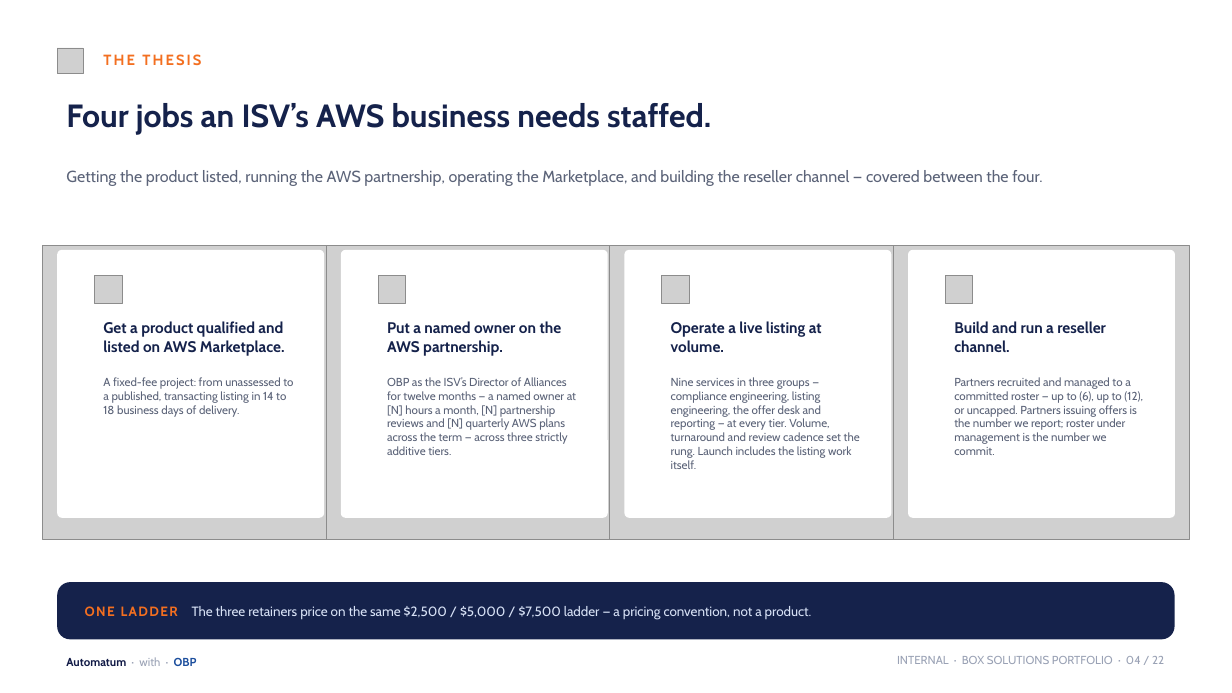
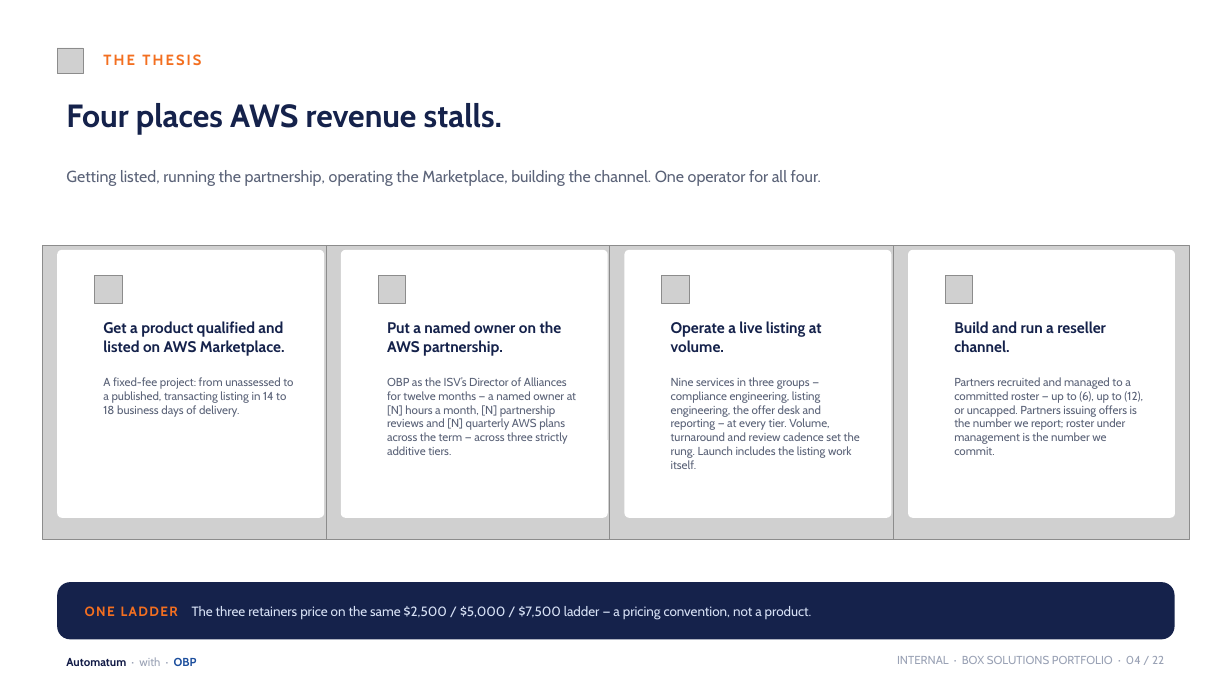
Before and after one commit to KianteEvans/barberbook, a slide deck: slide 4 of docs/deck/BOX_Solutions_Revised.pptx. Drawn at 1232x693 pixels with LibreOffice and Linux fonts; fonts in the diff are those of the drawing; grey boxes stand for pictures; background and template pictures are left out. Boxes give left, top, right and bottom in pixels: in the first picture for what was removed or moved away, otherwise in the second. Text is boxed around its words. In the diff, an @@ line names an element or a change of style, - is before the commit and + after.

```diff
--- a/docs/deck/BOX_Solutions_Revised.pptx
+++ b/docs/deck/BOX_Solutions_Revised.pptx
@@ text at box(66, 103, 502, 134): text changed @@
-Four jobs an ISV’s AWS business needs staffed.
+Four places AWS revenue stalls.
@@ text at box(66, 170, 821, 186): text changed @@
-Getting the product listed, running the AWS partnership, operating the Marketplace, and building the reseller channel — covered between the four.
+Getting listed, running the partnership, operating the Marketplace, building the channel. One operator for all four.
```
Also in this commit, not shown: 8 other slides changed, 2 other files.
